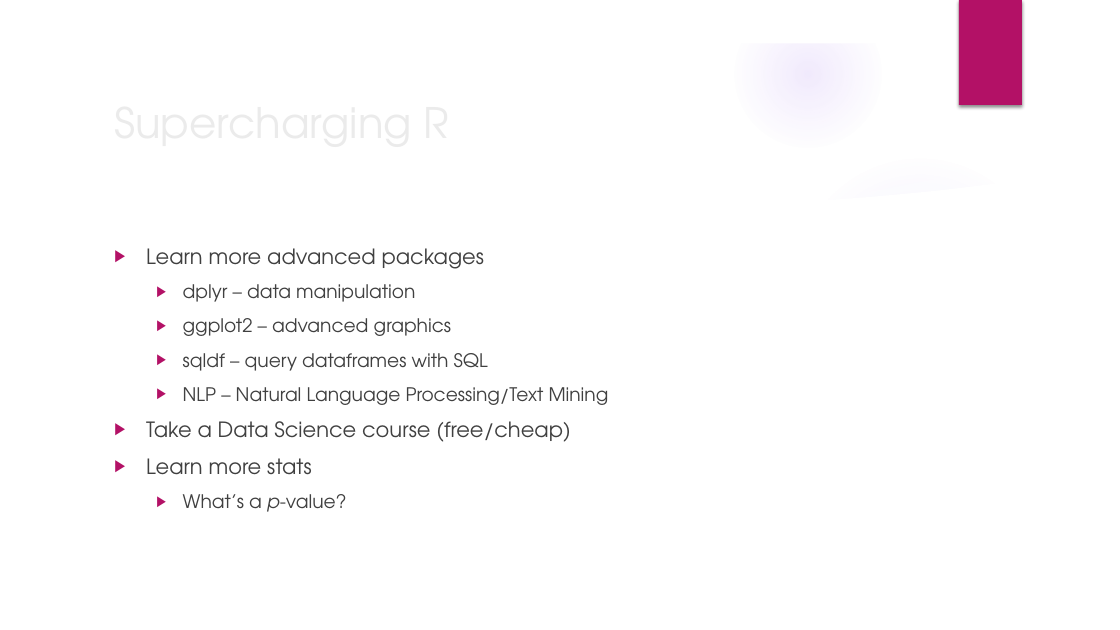
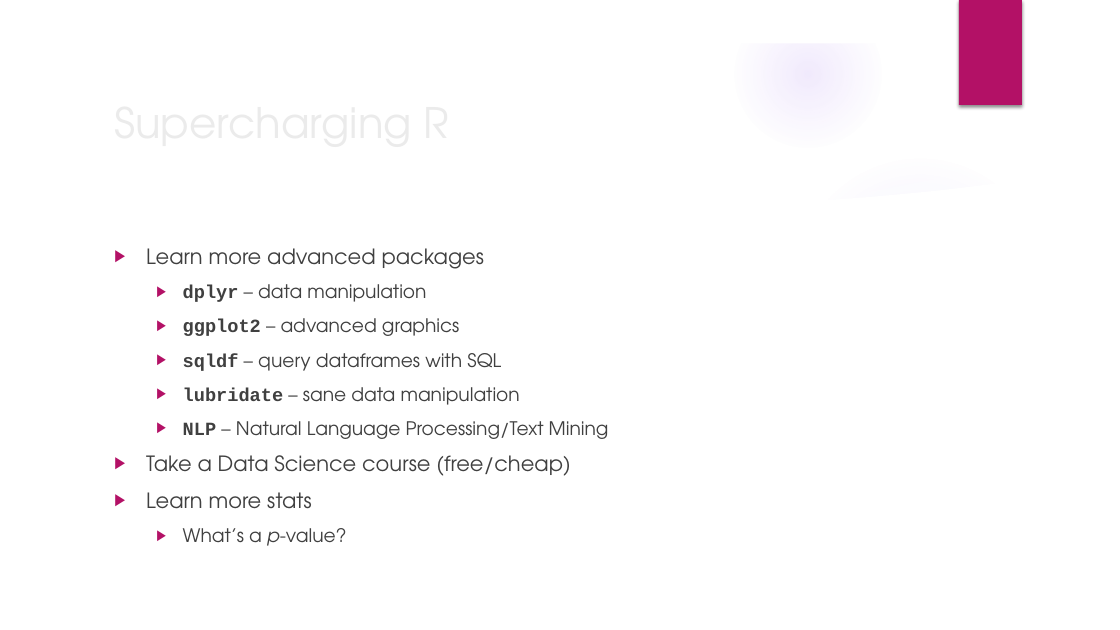
Before and after one commit to TimothyChenAllen/ten_tasks, a slide deck: slide 7 of why_r.pptx (slide 6 before the commit). Drawn at 1120x630 pixels with LibreOffice and Linux fonts; fonts in the diff are those of the drawing; background and template pictures are left out. Boxes give left, top, right and bottom in pixels: in the first picture for what was removed or moved away, otherwise in the second. Text is boxed around its words. In the diff, an @@ line names an element or a change of style, - is before the commit and + after.

```diff
--- a/why_r.pptx
+++ b/why_r.pptx
@@ text at (x1=183, y1=284, x2=609, y2=439): font TeX Gyre Adventor to Courier New, bold on in "dplyr", "ggplot2", "sqldf", "NLP" @@
@@ text at (x1=183, y1=387, x2=520, y2=405): paragraph added @@
+  ▶ lubridate – sane data manipulation
```
Also in this commit, not shown: 1 other slide changed, 1 slide added.
